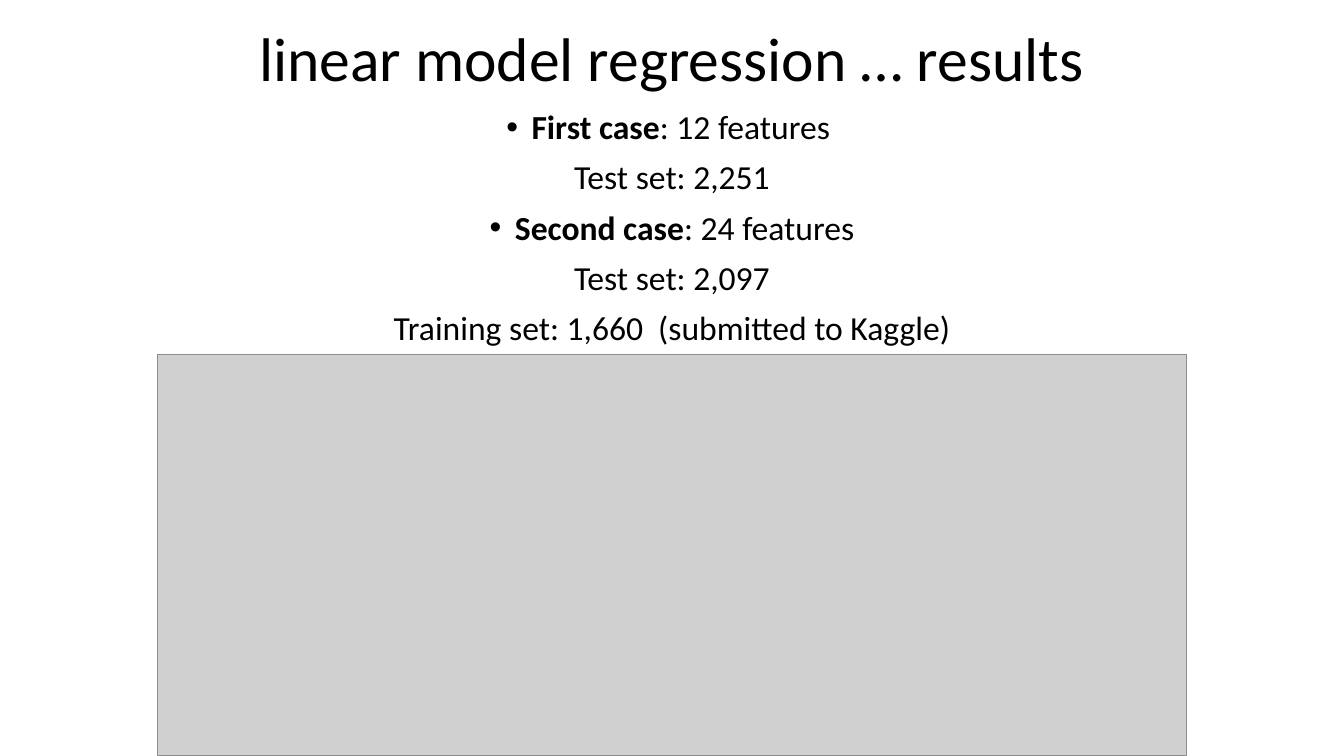
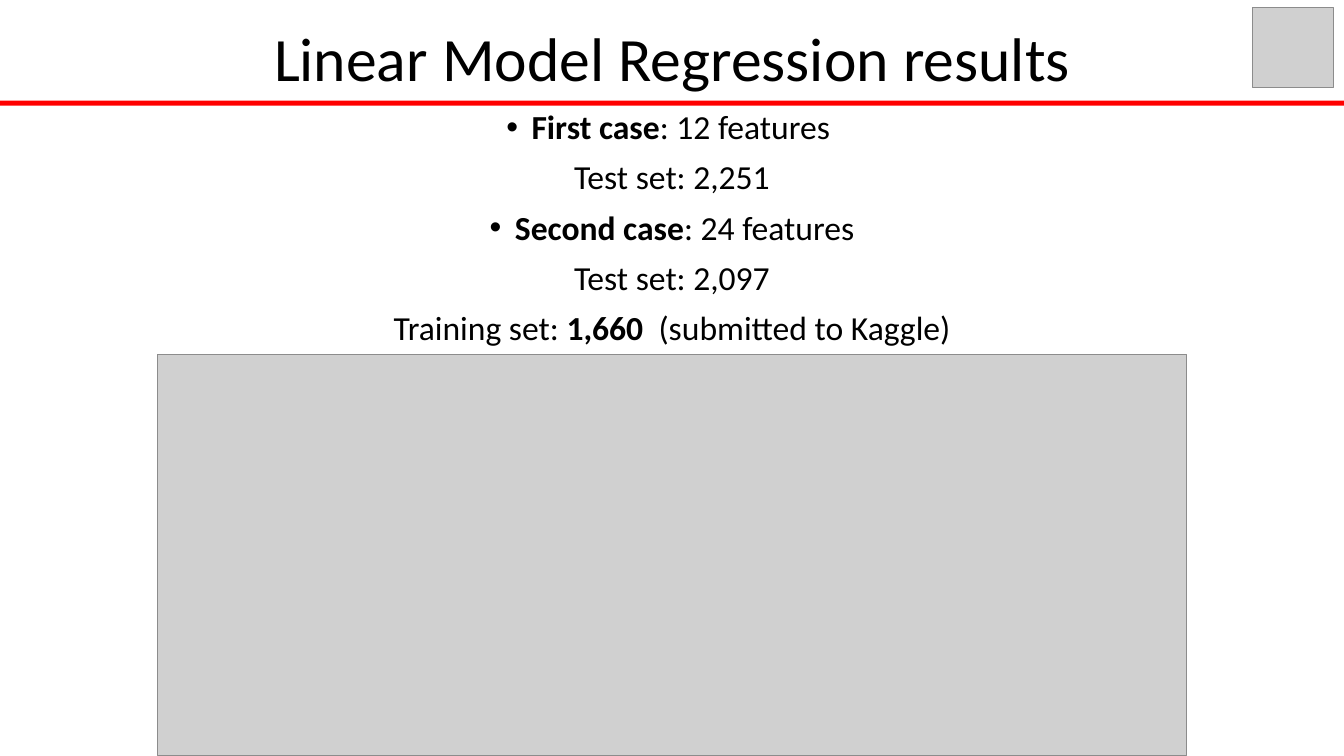
Before and after one commit to GiusTemp/kaggleunibo, a slide deck: slide 6 of slides/earthquakePrediction.pptx. Drawn at 1344x756 pixels with LibreOffice and Linux fonts; fonts in the diff are those of the drawing; grey boxes stand for pictures; background and template pictures are left out. Boxes give left, top, right and bottom in pixels: in the first picture for what was removed or moved away, otherwise in the second. Text is boxed around its words. In the diff, an @@ line names an element or a change of style, - is before the commit and + after.

```diff
--- a/slides/earthquakePrediction.pptx
+++ b/slides/earthquakePrediction.pptx
@@ picture added at [1253,7,1334,88] @@
@@ text at [274,38,1070,92]: text changed @@
-linear model regression … results
+Linear Model Regression results
@@ rectangle added at [0,101,1344,106], fill #FF0000 @@
@@ text at [394,315,950,346]: bold on in "1,660" @@
```
Also in this commit, not shown: 14 other slides changed.
